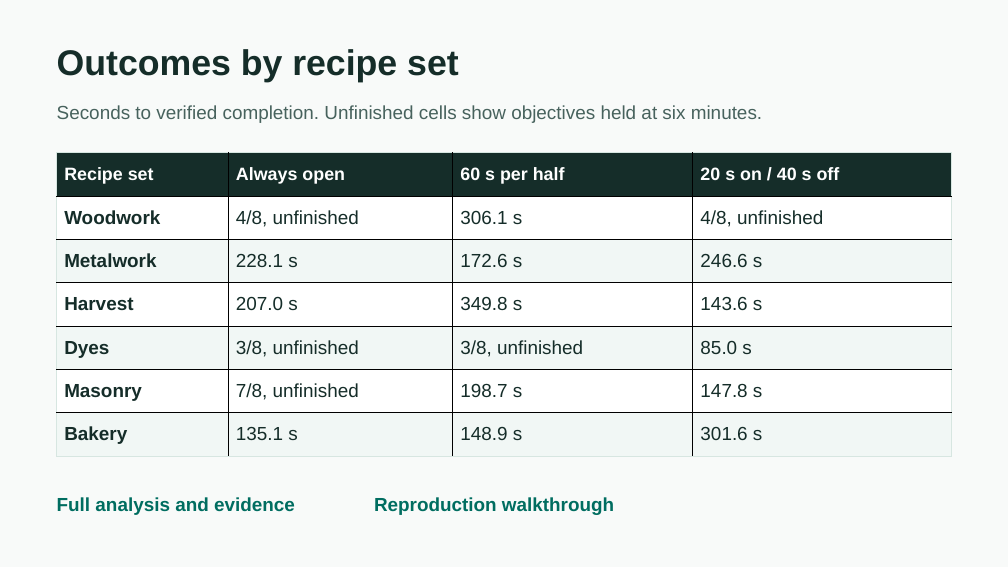
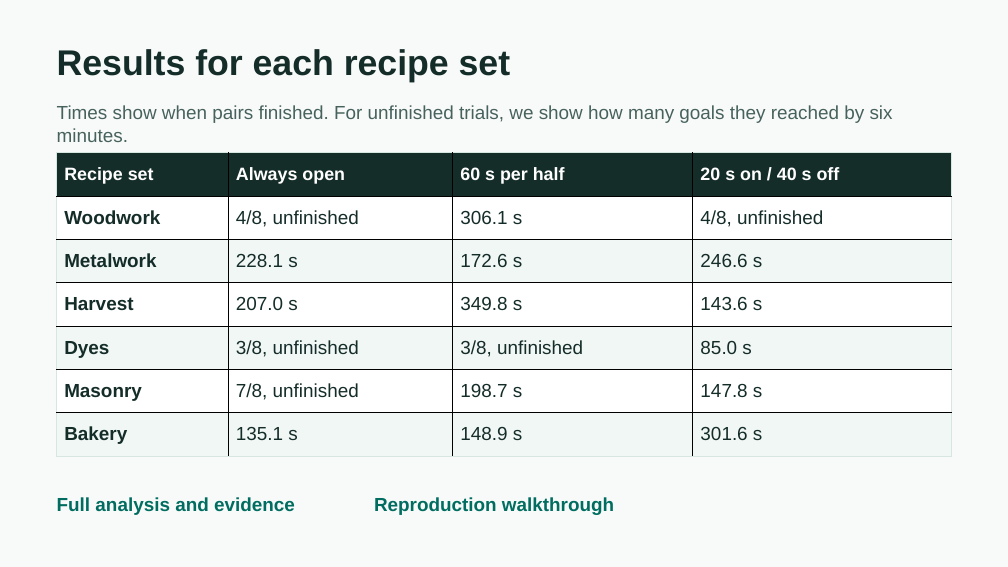
Before and after one commit to Xenoxort/la_minecraft, a slide deck: slide 8 of studies/timing-paper/MineCollab-Research-Update-2026-11-25.pptx (slide 7 before the commit). Drawn at 1008x567 pixels with LibreOffice and Linux fonts; fonts in the diff are those of the drawing. Boxes give left, top, right and bottom in pixels: in the first picture for what was removed or moved away, otherwise in the second. Text is boxed around its words. In the diff, an @@ line names an element or a change of style, - is before the commit and + after.

```diff
--- a/studies/timing-paper/MineCollab-Research-Update-2026-11-25.pptx
+++ b/studies/timing-paper/MineCollab-Research-Update-2026-11-25.pptx
@@ text at <box>57,49,511,82</box>: text changed @@
-Outcomes by recipe set
+Results for each recipe set
@@ text at <box>57,105,893,142</box>: text changed @@
-Seconds to verified completion. Unfinished cells show objectives held at six minutes.
+Times show when pairs finished. For unfinished trials, we show how many goals they reached by six minutes.
```
Also in this commit, not shown: 6 other slides changed, 1 slide added, 1 other file.
